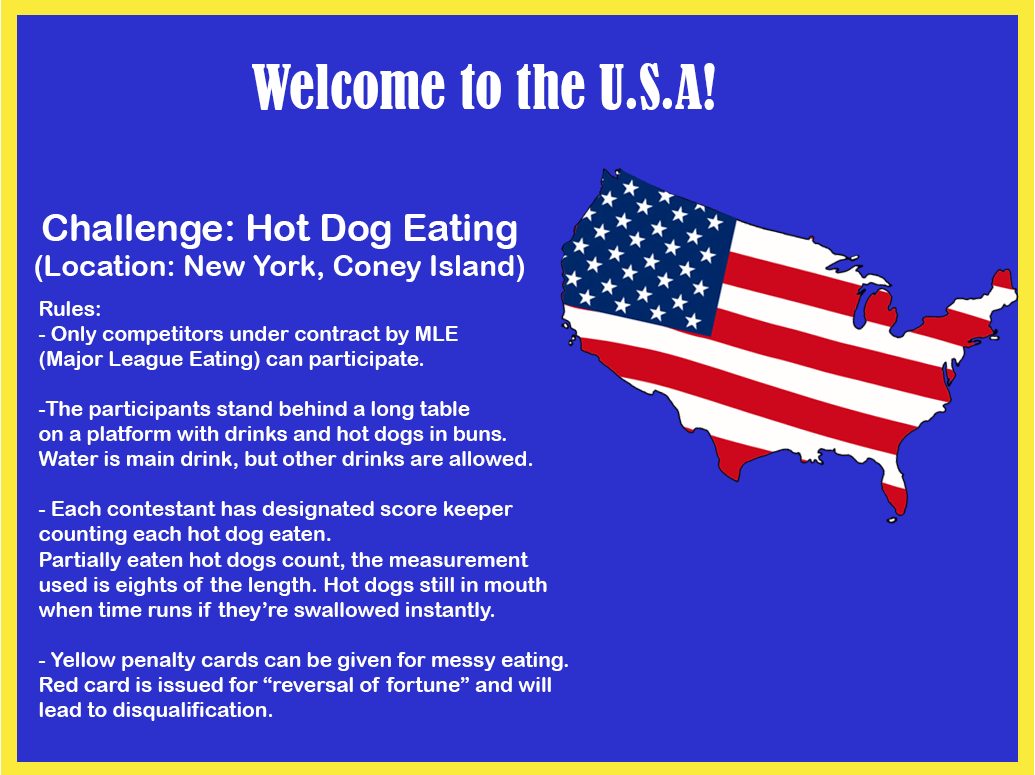
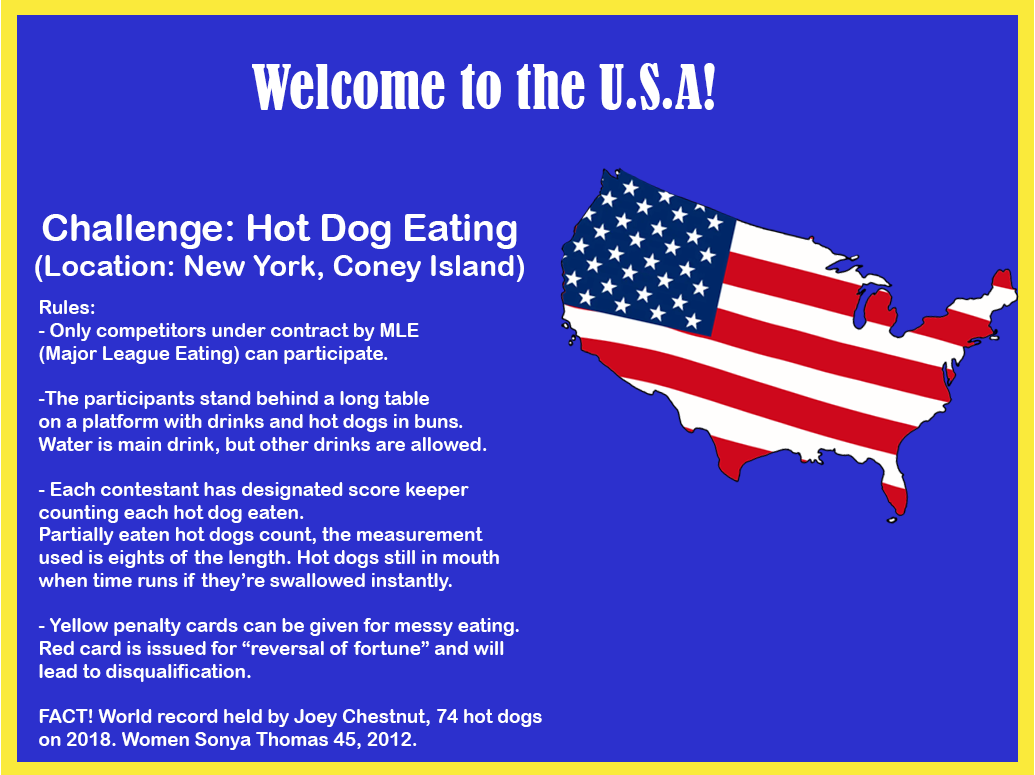
The second 1035×775 image is a revision of the first. Changes to its layers:
painted on "Rules: - Only competitors under contract by MLE (Major League" over box(38, 300, 568, 750)
